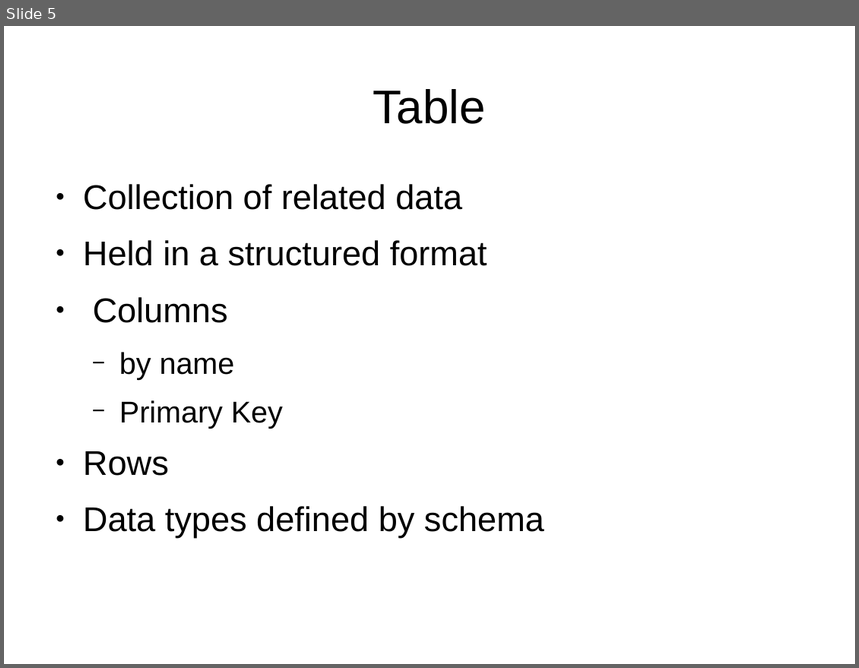
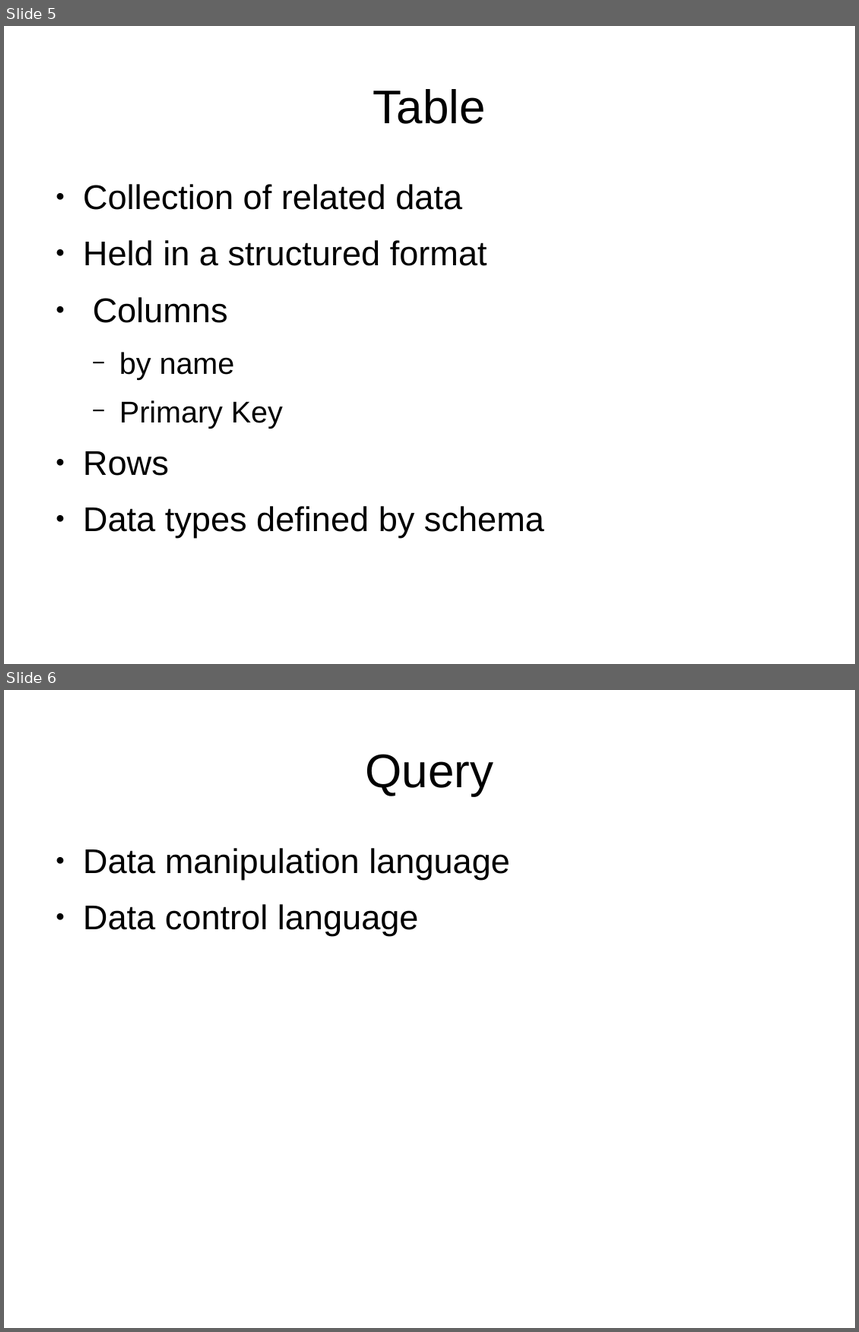
Before and after one commit to Oflameo/intro_to_databases_with_sqlite3, a slide deck: intro_to_databases_with_sqlite3.odp. Shown one above the other, each under a label of ours: slide 5 before the commit, slides 5 and 6 after it. The pictures are 859x668 and 859x1332 pixels, drawn with LibreOffice and Linux fonts; fonts in the diff are those of the drawing. Boxes give left, top, right and bottom in pixels: in the first picture for what was removed or moved away, otherwise in the second. Text is boxed around its words. In the diff, an @@ line names an element or a change of style, - is before the commit and + after.

```diff
--- a/intro_to_databases_with_sqlite3.odp
+++ b/intro_to_databases_with_sqlite3.odp
@@ slide 6 added at (x1=4, y1=690, x2=855, y2=1328), background #FFFFFF @@
@@ title added at (x1=365, y1=754, x2=493, y2=796), 44 pt, text #000000 @@
+Query
@@ text added at (x1=83, y1=848, x2=510, y2=936), 32 pt, text #000000 @@
+● Data manipulation language
+● Data control language
```
Also in this commit, not shown: 1 slide changed, 1 other slide added, 2 slides removed.
